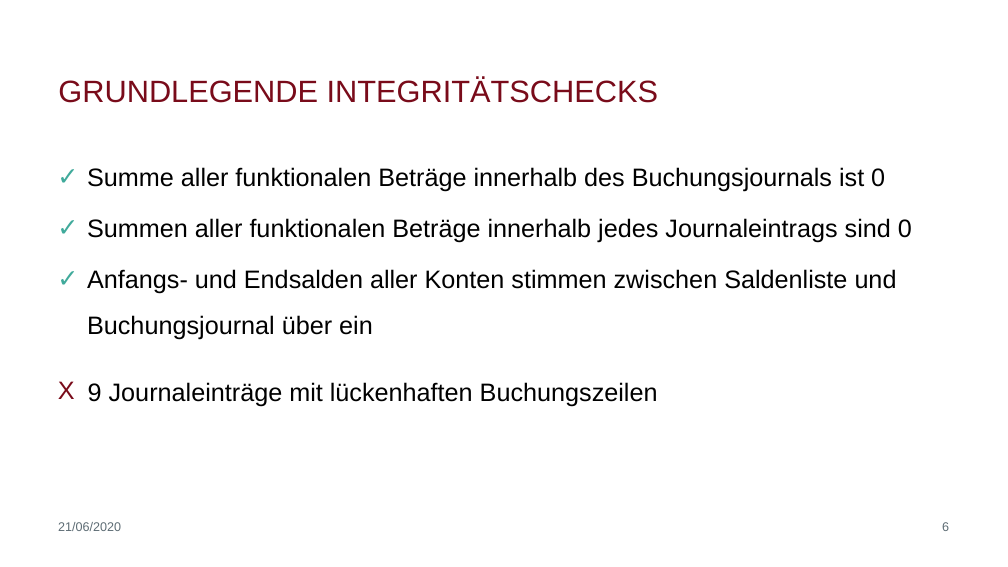
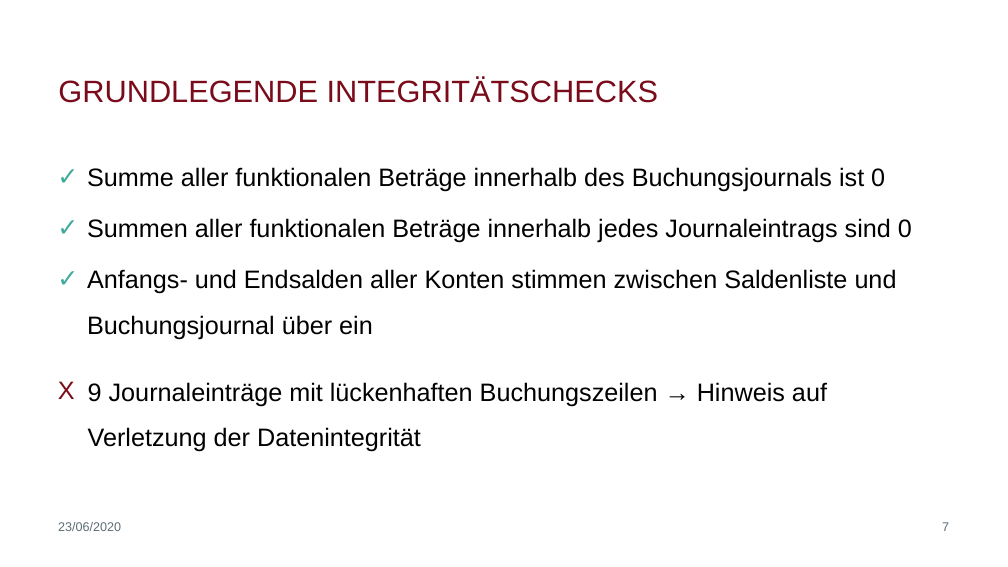
Before and after one commit to biegt/auditing_case_study, a slide deck: slide 7 of 04_output/Präsentation_Case_Study_1_Bieg_Krug.pptx (slide 6 before the commit). Drawn at 1008x567 pixels with LibreOffice and Linux fonts; fonts in the diff are those of the drawing; background and template pictures are left out. Boxes give left, top, right and bottom in pixels: in the first picture for what was removed or moved away, otherwise in the second. Text is boxed around its words. In the diff, an @@ line names an element or a change of style, - is before the commit and + after.

Commit message:
Add slides on analysis, update analysis.Rmd, correct spelling in Word document

```diff
--- a/04_output/Präsentation_Case_Study_1_Bieg_Krug.pptx
+++ b/04_output/Präsentation_Case_Study_1_Bieg_Krug.pptx
@@ text at (88, 382, 827, 452): text changed @@
-X 9 Journaleinträge mit lückenhaften Buchungszeilen
+X 9 Journaleinträge mit lückenhaften Buchungszeilen → Hinweis auf Verletzung der Datenintegrität
@@ text at (58, 522, 121, 531): text changed @@
-21/06/2020
+23/06/2020
@@ page number at (942, 522, 949, 531): text changed @@
-6
+7
```
Also in this commit, not shown: 7 other slides changed, 23 slides added, 2 other files.
